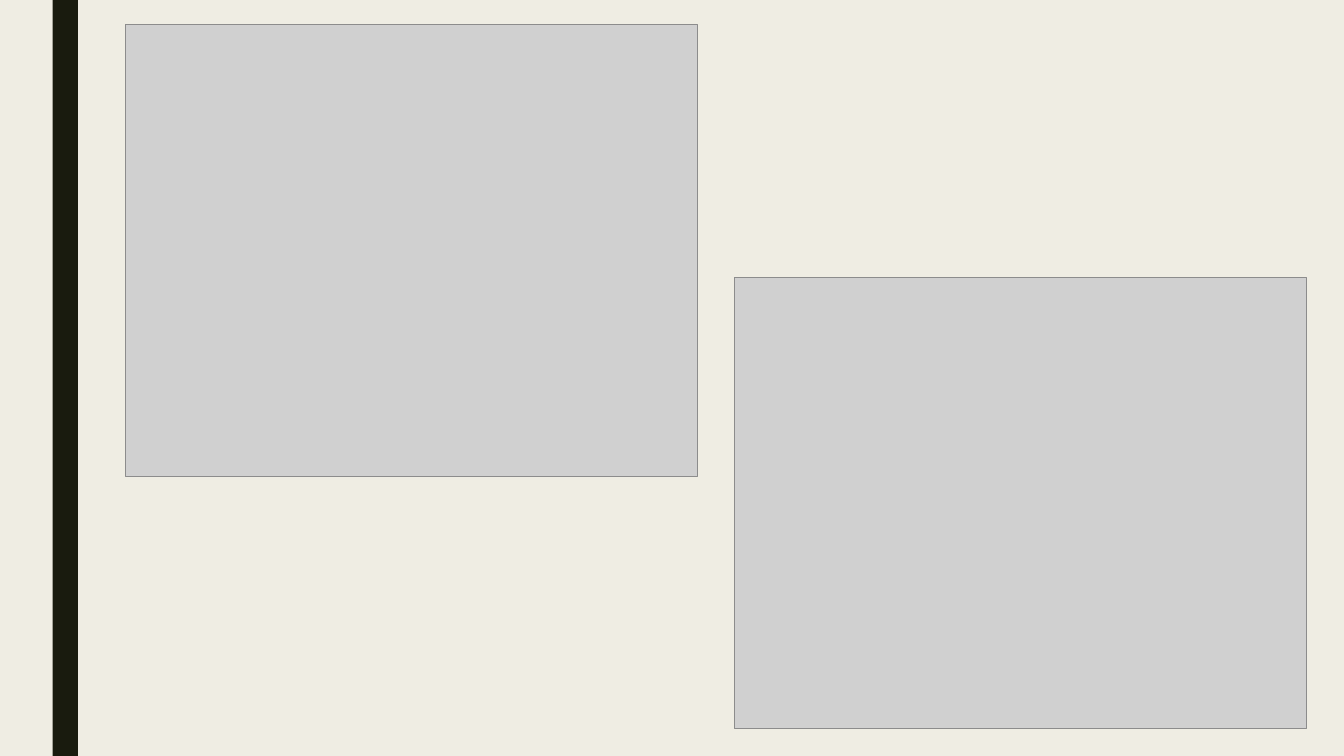
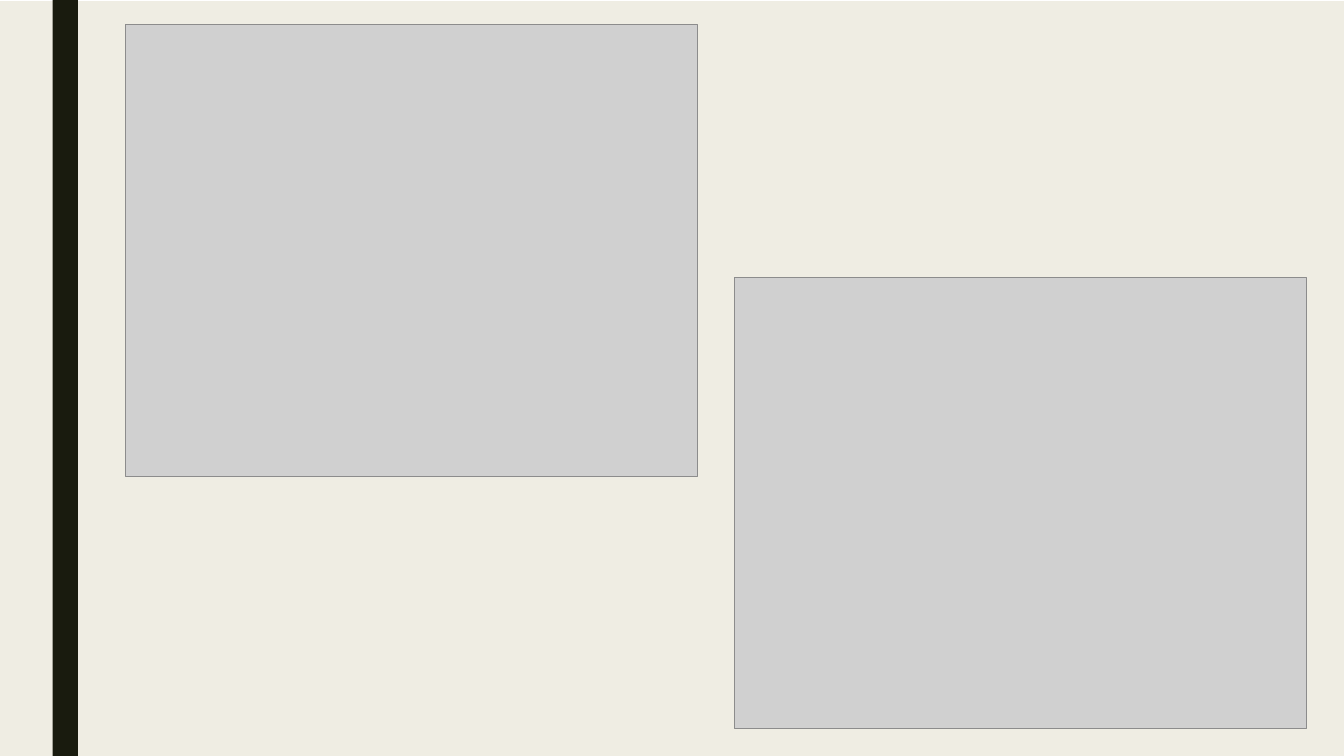
Before and after one commit to 0xblazy/Projet_2048_Nico_Elise_Tom_Lucille, a slide deck: slide 9 of Projet_2048/Support_Projet_2048.pptx (slide 8 before the commit). Drawn at 1344x756 pixels with LibreOffice and Linux fonts; fonts in the diff are those of the drawing; grey boxes stand for pictures. Boxes give left, top, right and bottom in pixels: in the first picture for what was removed or moved away, otherwise in the second. Text is boxed around its words. In the diff, an @@ line names an element or a change of style, - is before the commit and + after.

```diff
--- a/Projet_2048/Support_Projet_2048.pptx
+++ b/Projet_2048/Support_Projet_2048.pptx
@@ background #EFEDE3 to pattern #EFEDE3 on #FFFFFF @@
```
Also in this commit, not shown: 9 other slides changed, 1 slide added, 1 other file.
